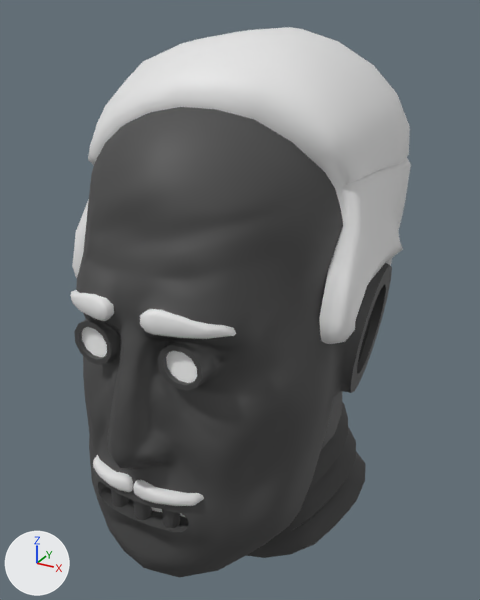
A saved change to the Blender file Heads/Citizens/AutoBody/Males/Thin/Type1/Head_Citizen_AutoBody_Male_Thin_Type1.1.blend.
Rendered twice from a camera (50 mm lens) standing at (0.154, -0.298, 1.902) and looking at (-0.001, -0.017, 1.762). Arrows for +X, +Y and +Z are at lower left; the lights stay in place. The picture after the commit comes second.

Names of what the first picture shows: 'Head_Citizen_AutoBody_Thin_Type1.1'.
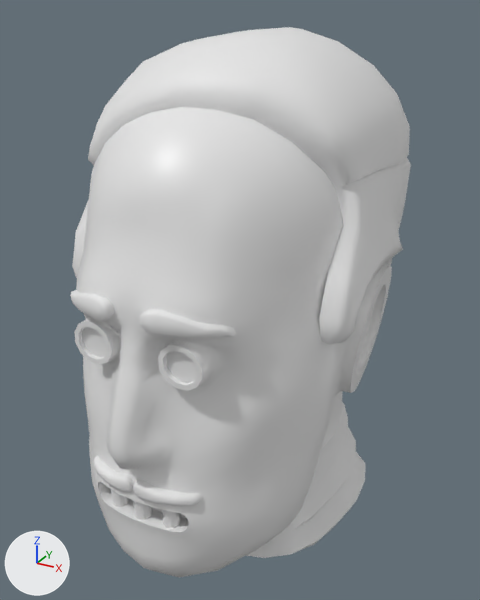
Where the change shows, as pixel boxes (x1, y1, x2, y2) in the pictures (480 x 600 px):
part 1 of me_head_citizen_autobody_thin_type1_1, recoloured (lighter): (74, 107, 392, 577) in both

Patch to the scene script:
```diff
--- a/Heads/Citizens/AutoBody/Males/Thin/Type1/Head_Citizen_AutoBody_Male_Thin_Type1.1.blend.py
+++ b/Heads/Citizens/AutoBody/Males/Thin/Type1/Head_Citizen_AutoBody_Male_Thin_Type1.1.blend.py
@@ mat_head_citizen_autobody_male_thin_type1_1 @@
+mat_head_citizen_autobody_male_thin_type1_1 = principled_material('Head_Citizen_AutoBody_Male_Thin_Type1.1')
+mat_head_citizen_autobody_male_thin_type1_1.base_color = (0.8, 0.8, 0.8)  # white #e7e7e7
+mat_head_citizen_autobody_male_thin_type1_1.roughness = 0.4
@@ me_head_citizen_autobody_thin_type1_1 @@
 me_head_citizen_autobody_thin_type1_1.from_pydata(...)  # 1890 vertices, 1779 faces; spans x -0.079..0.079, y -0.126..0.086, z 1.517..1.763
 # used by ob_head_citizen_autobody_thin_type1_1; location = (0.0, 0.0, -0.1012); scale = (1.0, 1.0, 1.13)
+# me_head_citizen_autobody_thin_type1_1 part 1: all 1150 faces that had it switch from mat_head_citizen_autobody_thin_type1_1 to mat_head_citizen_autobody_male_thin_type1_1 (white #e7e7e7)
 me_head_citizen_autobody_thin_type1_1.materials.append(mat_material_head_robotic_teeth_eyes)
```
